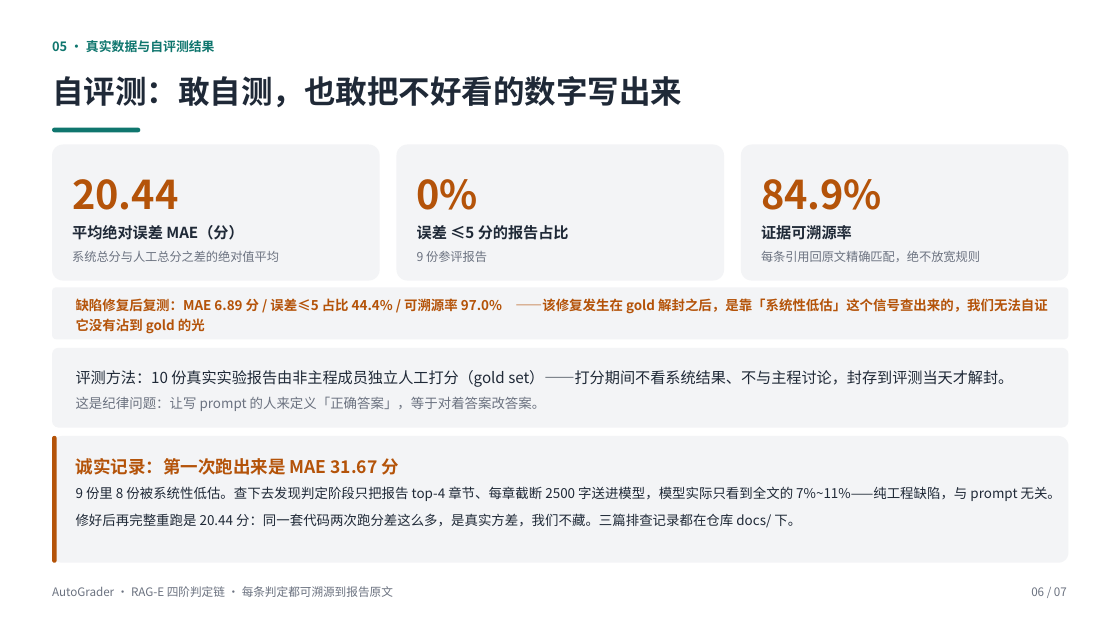
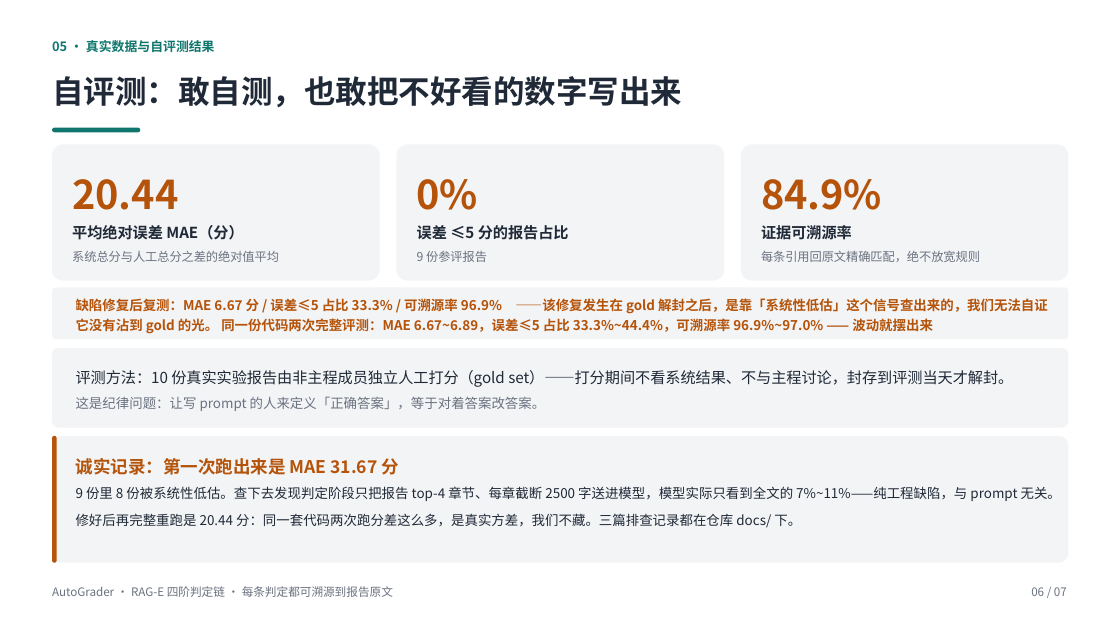
Before and after one commit to huangyuke914235/AutoGrader, a slide deck: slide 6 of AutoGrader-参赛答辩.pptx. Drawn at 1120x630 pixels with LibreOffice and Linux fonts; fonts in the diff are those of the drawing. Boxes give left, top, right and bottom in pixels: in the first picture for what was removed or moved away, otherwise in the second. Text is boxed around its words. In the diff, an @@ line names an element or a change of style, - is before the commit and + after.

Commit message:
benchmark 2026-09-23 第二次：MAE 6.67 / 33.3% / 96.9%，复核率 40%→17.8%（注入误报修复生效），E 阶段本轮 0 次失败；主页改为「四次评测」对照表并明确写出 6.67~6.89 的跑分区间，PPT/视频/社媒帖同步

```diff
--- a/AutoGrader-参赛答辩.pptx
+++ b/AutoGrader-参赛答辩.pptx
@@ text at (x1=76, y1=298, x2=1048, y2=334): text changed @@
-缺陷修复后复测：MAE 6.89 分 / 误差≤5 占比 44.4% / 可溯源率 97.0% ——该修复发生在 gold 解封之后，是靠「系统性低估」这个信号查出来的，我们无法自证它没有沾到 gold 的光
+缺陷修复后复测：MAE 6.67 分 / 误差≤5 占比 33.3% / 可溯源率 96.9% ——该修复发生在 gold 解封之后，是靠「系统性低估」这个信号查出来的，我们无法自证它没有沾到 gold 的光。 同一份代码两次完整评测：MAE 6.67~6.89，误差≤5 占比 33.3%~44.4%，可溯源率 96.9%~97.0% —— 波动就摆出来
```
Also in this commit, not shown: 4 other files.
